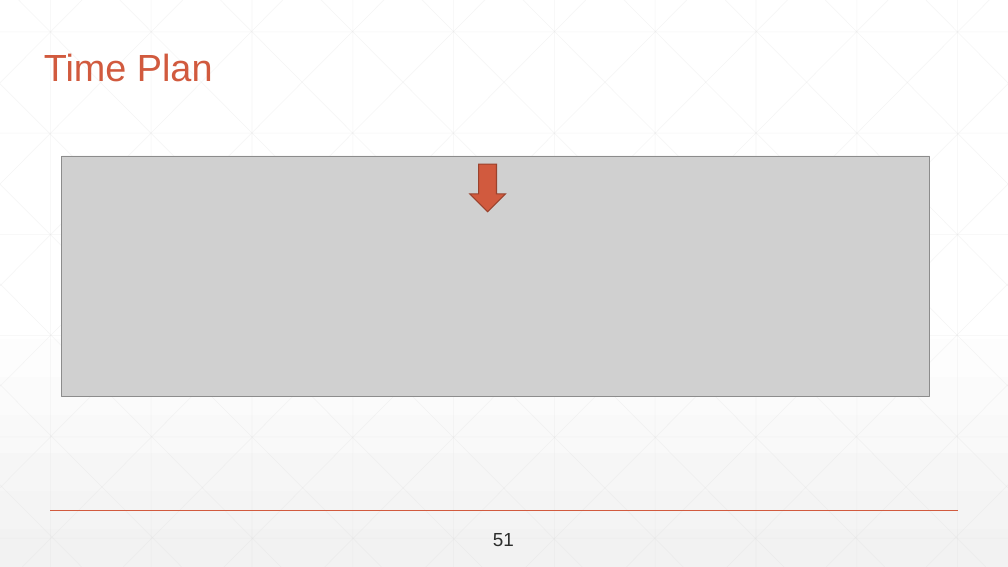
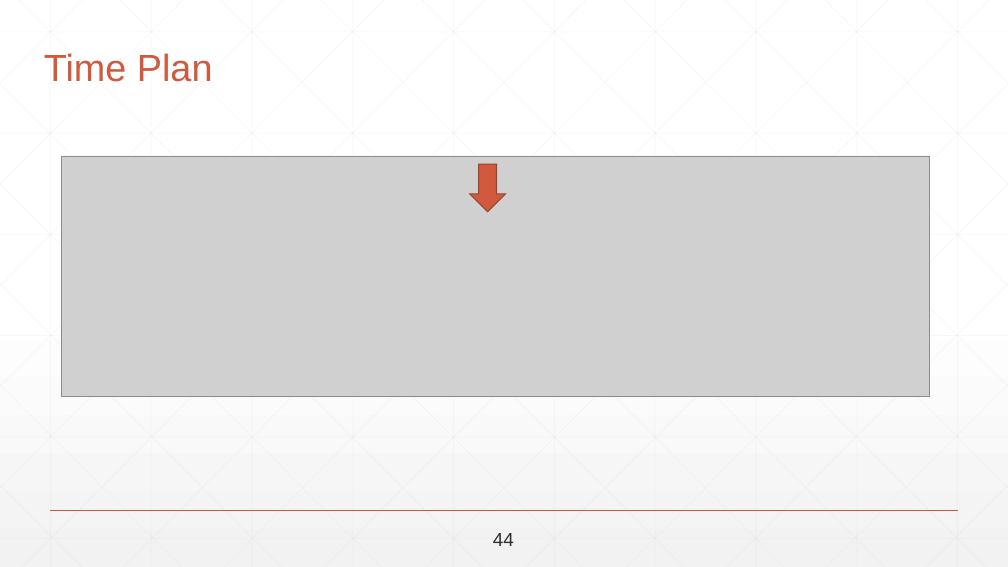
Before and after one commit to abdallahshaaban/Visual-Question-Answering, a slide deck: slide 67 of Second Seminar/Visual-QA-Second-Seminar-2017.pptx. Drawn at 1008x567 pixels with LibreOffice and Linux fonts; fonts in the diff are those of the drawing; grey boxes stand for pictures. Boxes give left, top, right and bottom in pixels: in the first picture for what was removed or moved away, otherwise in the second. Text is boxed around its words. In the diff, an @@ line names an element or a change of style, - is before the commit and + after.

```diff
--- a/Second Seminar/Visual-QA-Second-Seminar-2017.pptx
+++ b/Second Seminar/Visual-QA-Second-Seminar-2017.pptx
@@ text at [493, 533, 514, 546]: text changed @@
-51
+44
```
Also in this commit, not shown: 41 other slides changed, 5 other files.
